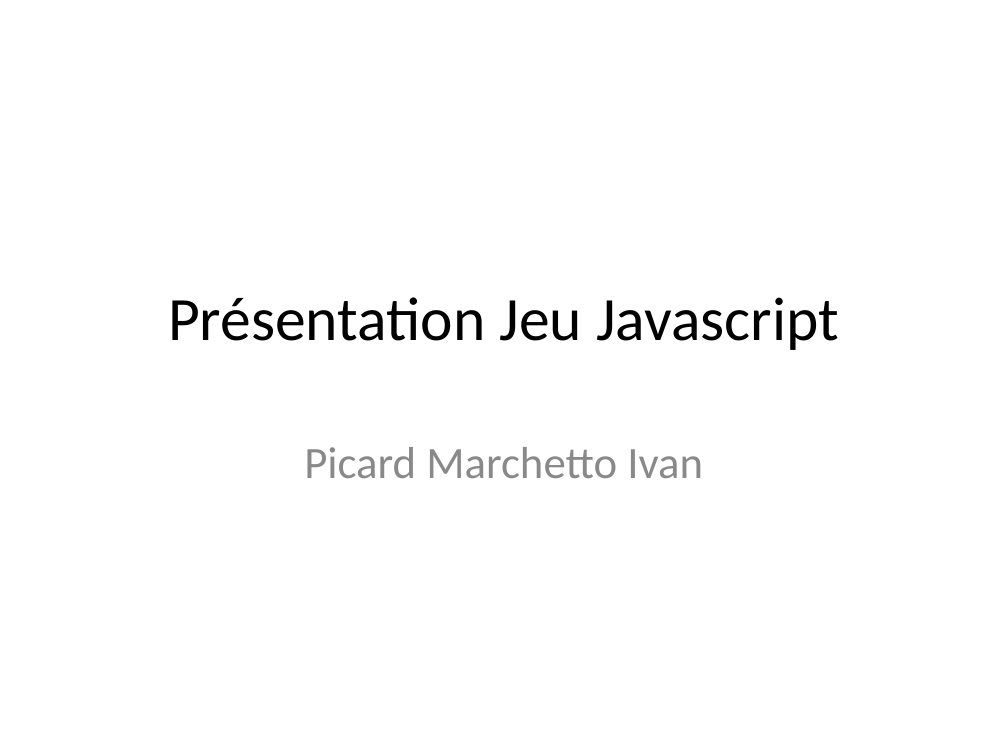
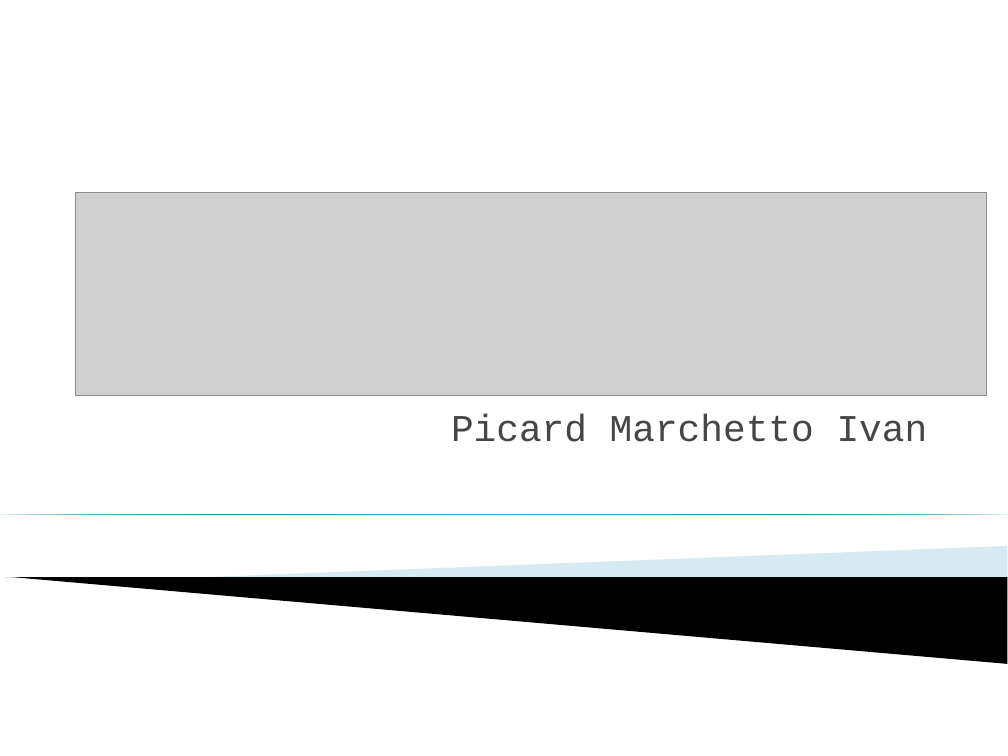
Before and after one commit to Imp95/JavaScriptGame, a slide deck: slide 1 of Présentation Jeu Javascript.ppt. Drawn at 1008x756 pixels with LibreOffice and Linux fonts; fonts in the diff are those of the drawing; grey boxes stand for pictures; background and template pictures are left out. Boxes give left, top, right and bottom in pixels: in the first picture for what was removed or moved away, otherwise in the second. Text is boxed around its words. In the diff, an @@ line names an element or a change of style, - is before the commit and + after.

Commit message:
updated powerpoint

```diff
--- a/Présentation Jeu Javascript.ppt
+++ b/Présentation Jeu Javascript.ppt
@@ picture added at bbox=[76, 193, 987, 395] @@
@@ title removed at bbox=[168, 297, 839, 350] @@
-Présentation Jeu Javascript
@@ subtitle "Picard Marchetto Ivan": place and size @@
-subtitle "Picard Marchetto Ivan" at bbox=[304, 447, 703, 478]
+subtitle "Picard Marchetto Ivan" at bbox=[451, 414, 928, 442]
@@ subtitle "Picard Marchetto Ivan" at bbox=[451, 414, 928, 442]: size 32 to 27 pt, font Calibri to Courier New, text colour #898989 to #464646; alignment centre to right; less space between paragraphs @@
@@ right triangle added at bbox=[0, 514, 1008, 514], fill gradient #007897 to #4ABBE0 @@
@@ freeform shape added at bbox=[186, 546, 1007, 600], fill #9FCBDC at 40% opacity @@
@@ freeform shape added at bbox=[5, 578, 1007, 664], fill #000000 @@
```
Also in this commit, not shown: 4 other slides changed, 1 slide added, 1 slide removed.
